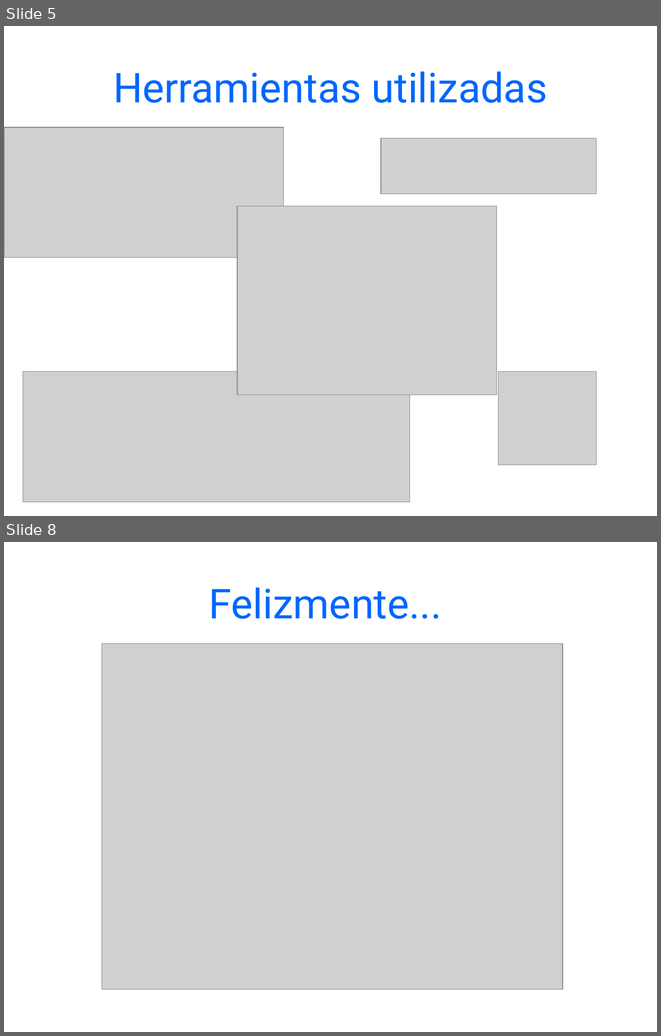
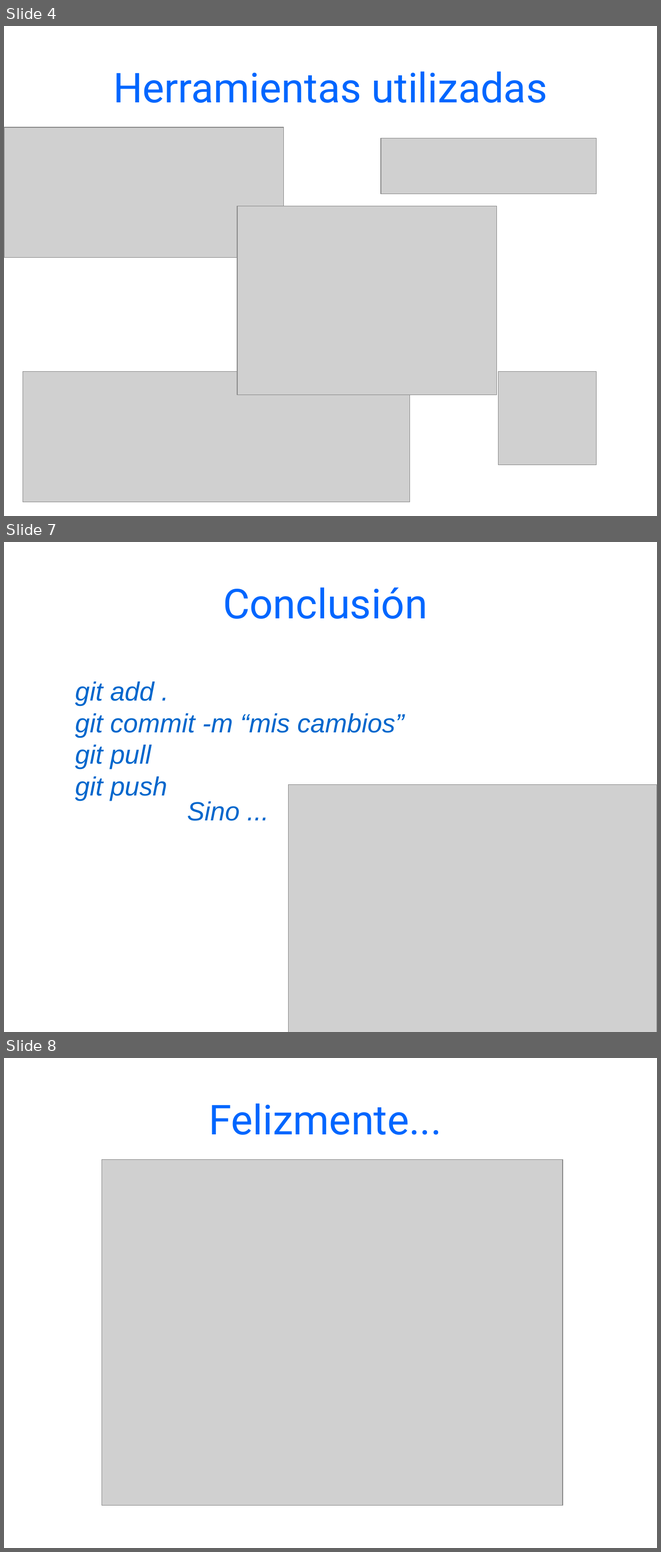
Before and after one commit to OmpreFranco/Proyecto-, a slide deck: presentacion_powerpoint.odp. Shown one above the other, each under a label of ours: slides 5 and 8 before the commit, slides 4, 7 and 8 after it; the slides between them are not shown. The pictures are 661x1036 and 661x1552 pixels, drawn with LibreOffice and Linux fonts; fonts in the diff are those of the drawing; grey boxes stand for pictures. Boxes give left, top, right and bottom in pixels: in the first picture for what was removed or moved away, otherwise in the second. Text is boxed around its words. In the diff, an @@ line names an element or a change of style, - is before the commit and + after.

Commit message:
Presentacion final

```diff
--- a/presentacion_powerpoint.odp
+++ b/presentacion_powerpoint.odp
@@ slide 7 added at [4, 542, 657, 1032], background #FFFFFF @@
@@ title added at [223, 587, 427, 619], 50 pt, text #0066FF @@
+Conclusión
@@ text added at [75, 681, 404, 800], 32 pt, text #0066CC, italic @@
+git add .
+git commit -m “mis cambios”
+git pull
+git push
@@ picture added at [289, 784, 657, 1032] @@
@@ text added at [187, 801, 239, 821], 32 pt, text #0066CC, italic @@
+Sino ...
@@ what was slide 5 is now slide 4 @@
```
Also in this commit, not shown: 1 slide changed, 1 slide removed.
